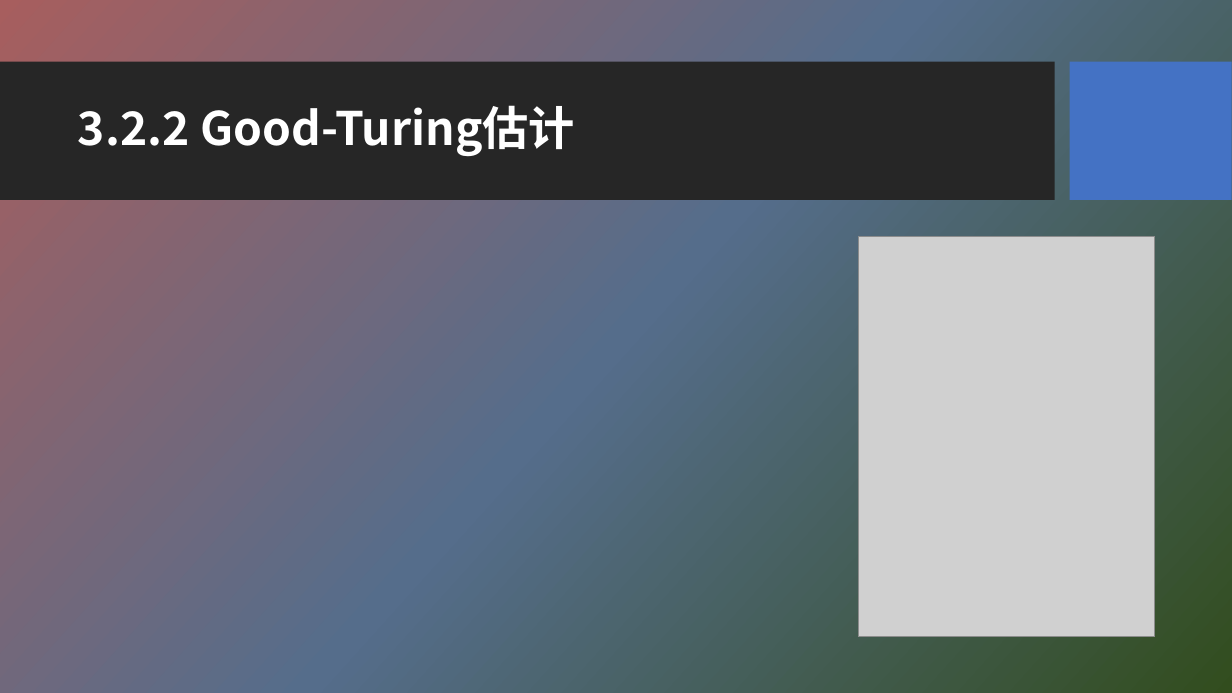
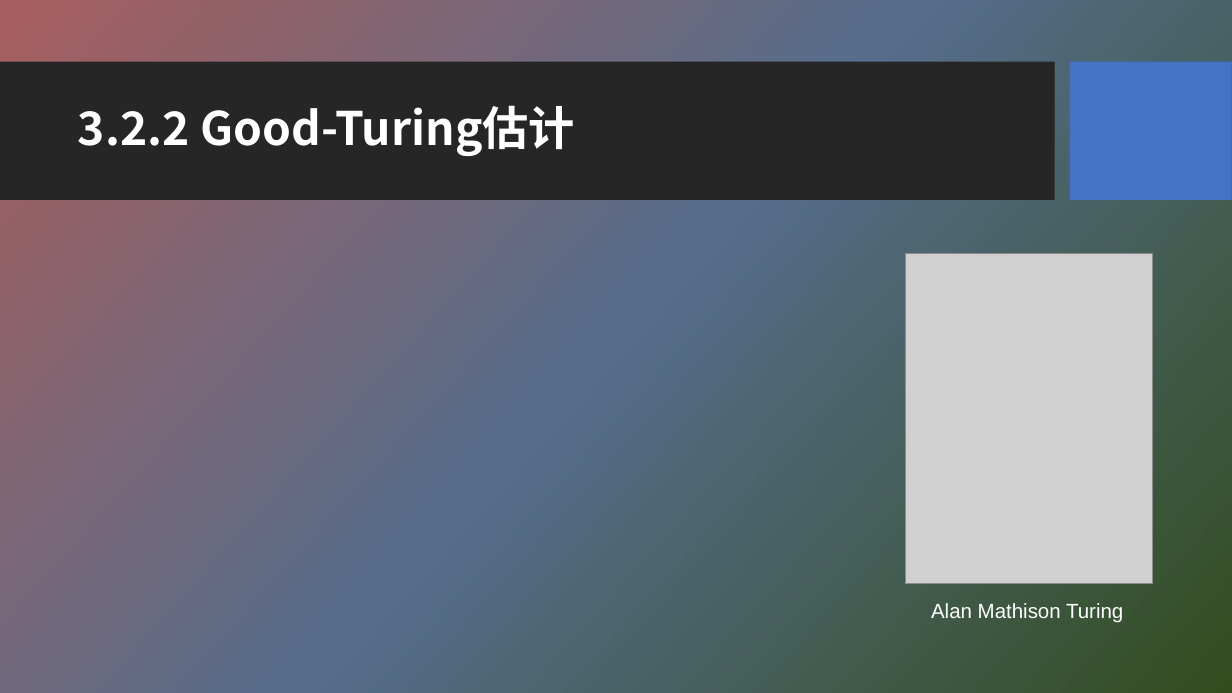
Before and after one commit to HBU/NLP_PPT, a slide deck: slide 16 of PPT-2020/ch03 n元语法模型.pptx. Drawn at 1232x693 pixels with LibreOffice and Linux fonts; fonts in the diff are those of the drawing; grey boxes stand for pictures; background and template pictures are left out. Boxes give left, top, right and bottom in pixels: in the first picture for what was removed or moved away, otherwise in the second. Text is boxed around its words. In the diff, an @@ line names an element or a change of style, - is before the commit and + after.

```diff
--- a/PPT-2020/ch03 n元语法模型.pptx
+++ b/PPT-2020/ch03 n元语法模型.pptx
@@ picture: place and size @@
-picture at bbox=[859, 237, 1155, 638]
+picture at bbox=[905, 253, 1153, 584]
@@ text added at bbox=[931, 603, 1123, 623], 16 pt, text #FFFFFF @@
+Alan Mathison Turing
```
Also in this commit, not shown: 16 other slides changed, 1 slide added.
